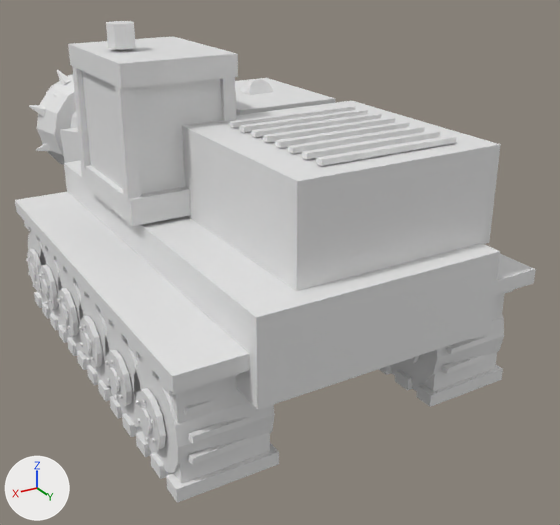
One commit to the OBJ model assets/tts/faultline-first-ruin-r1/halted-roadheader.obj: the scene before it, then after it.
Camera for both pictures: a 50 mm lens placed at (2.26, 4.37, 2.68), pointed at (-0.5, -0.24, 0.37). Arrows for +X, +Y and +Z are at lower left; the lights stay in place. The first picture is the older version. Where no turn or scale is listed for an object, it has been applied to the vertices.

Objects in the first picture: 'halted-roadheader'.
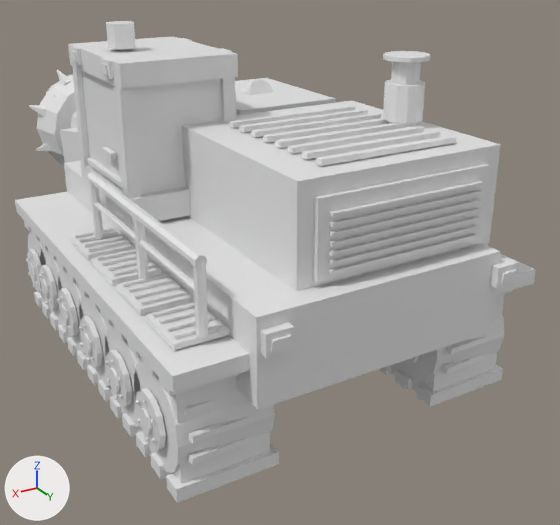
Patch to the scene script:
```diff
--- a/assets/tts/faultline-first-ruin-r1/halted-roadheader.obj.py
+++ b/assets/tts/faultline-first-ruin-r1/halted-roadheader.obj.py
@@ me_halted_roadheader @@
 # used by ob_halted_roadheader; location = (0.0, 0.0, 0.0)
-me_halted_roadheader.from_pydata(...)  # 5038 vertices, 8166 faces; spans x -1.15..1.15, y -3.55..1.65, z 0.05..2.18
+me_halted_roadheader.from_pydata(...)  # 6130 vertices, 9932 faces; spans x -1.15..1.15, y -3.55..1.72, z 0.05..2.18
+# me_halted_roadheader part 1: a new loose piece, a box spanning x 0.783..0.817, y -0.458..0.179, z 1.283..1.317
+# me_halted_roadheader part 2: a new loose piece, a box spanning x 0.803..0.838, y -0.076..0.078, z 1.442..1.477
+# me_halted_roadheader part 3: a new loose piece, a box spanning x 0.752..0.848, y 0.082..0.202, z 1.927..2.022
+# me_halted_roadheader part 4: a new loose piece, a box spanning x 0.846..0.859, y 0.102..0.182, z 1.946..1.998
+# me_halted_roadheader part 5: a new loose piece, a box spanning x 0.752..0.848, y -0.464..-0.344, z 1.927..2.022
+# me_halted_roadheader part 6: 852 vertices added at x -1.05..1.05, y -2.02..1.72, z 0.87..2.04
+# other edits to the shape of me_halted_roadheader do not show in these pictures
```

Location of each change, (x1, y1, x2, y2) in pixels of the pictures (560 x 525 px):
part 1 of me_halted_roadheader, added
    after: (87, 158, 123, 189)
part 2 of me_halted_roadheader, added
    after: (102, 147, 117, 159)
part 3 of me_halted_roadheader, added
    after: (101, 57, 124, 79)
part 4 of me_halted_roadheader, added
    after: (100, 63, 108, 75)
part 5 of me_halted_roadheader, added
    after: (71, 45, 92, 65)
part 6 of me_halted_roadheader, added
    after: (70, 51, 519, 358)
